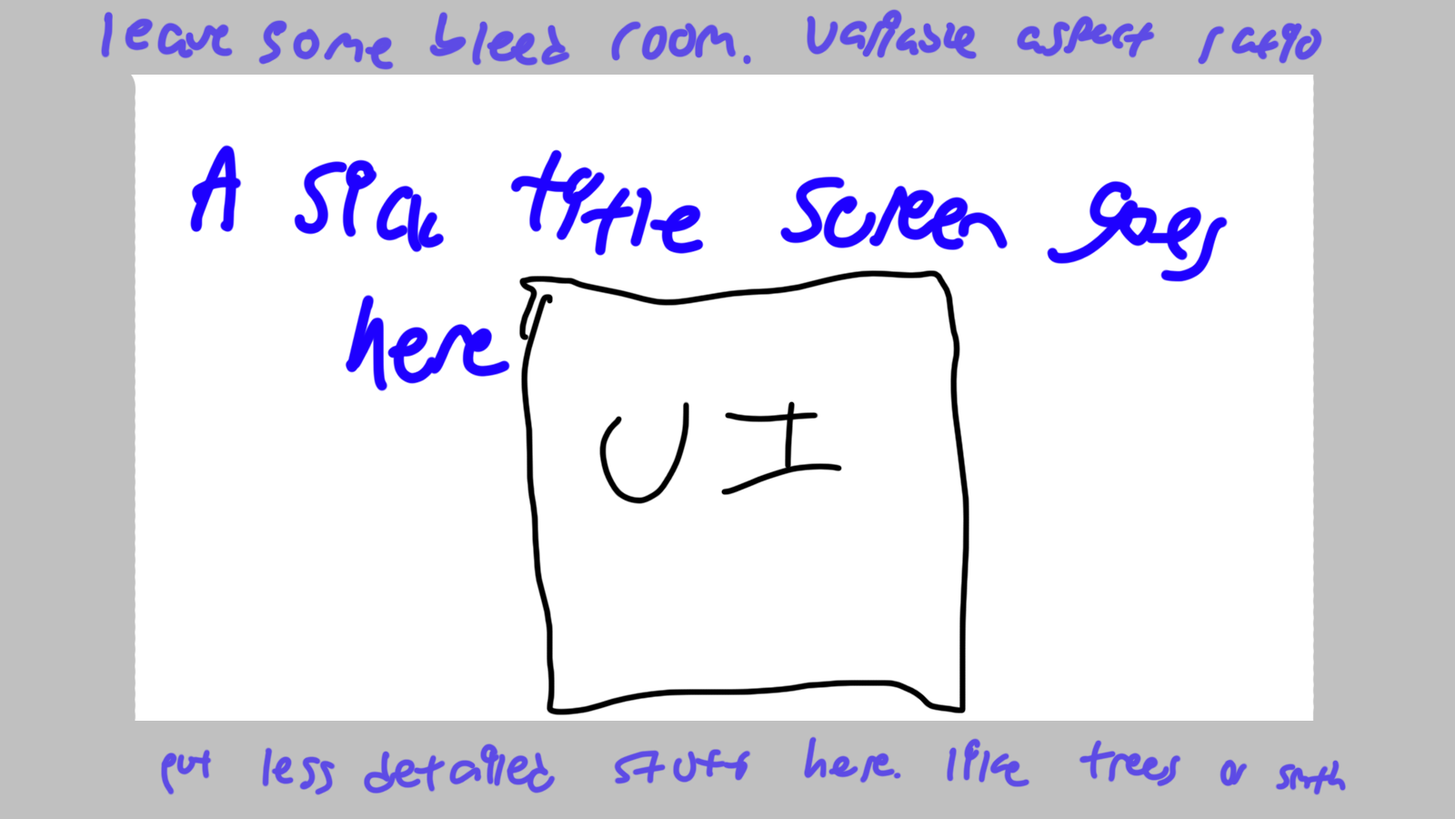
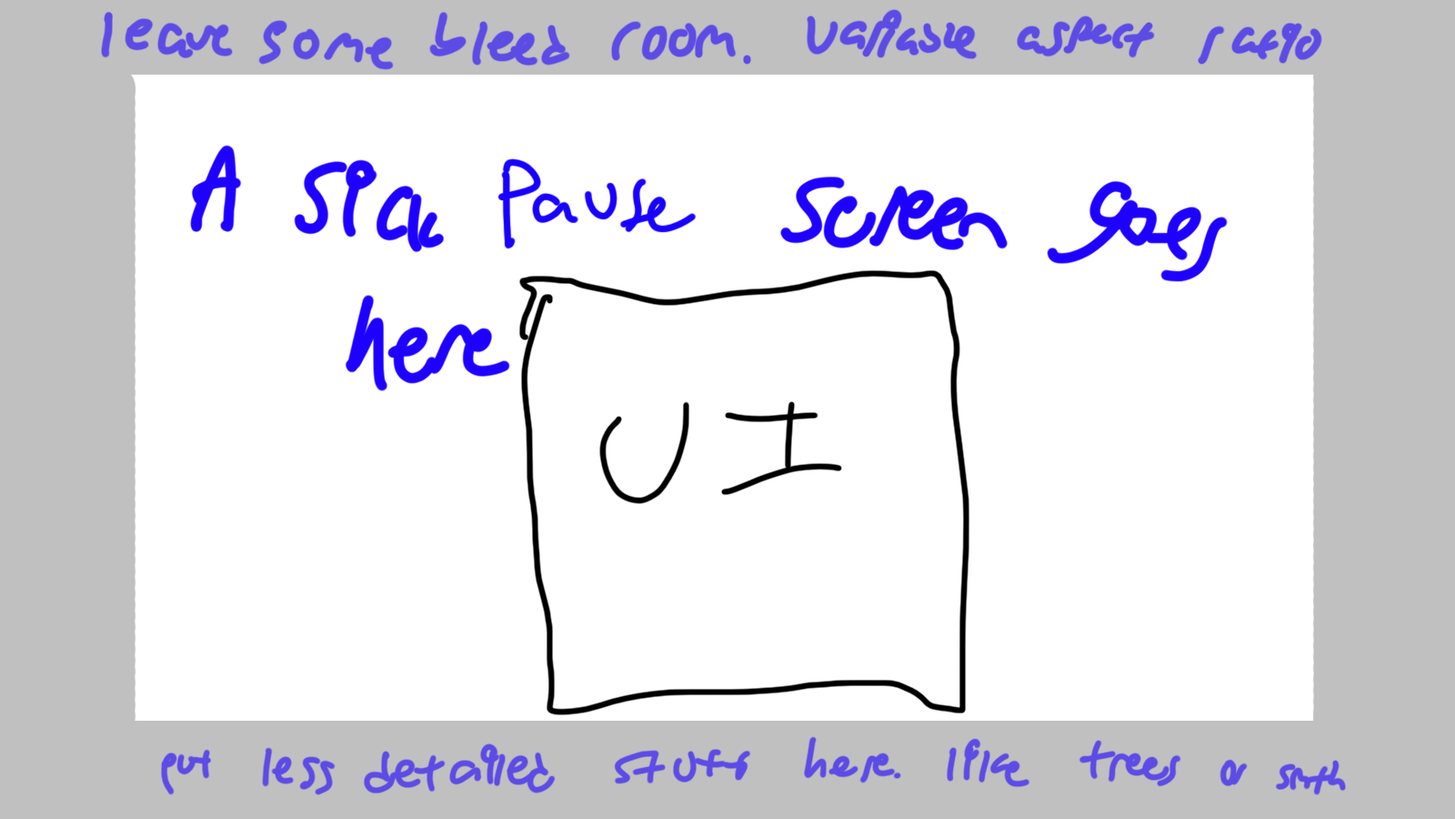
Layered file, before and after one edit (1455×819). Changes by layer:
painted on "Layer 1" over [497,149,705,256]
